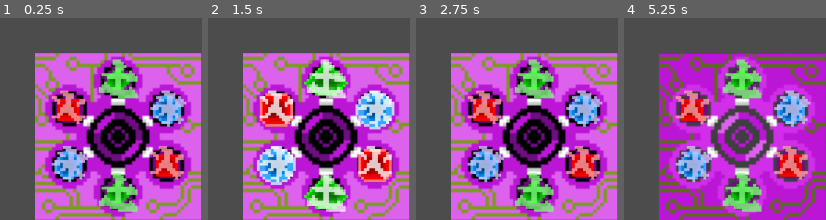
Above: before the commit, frames 1-4 (left to right).
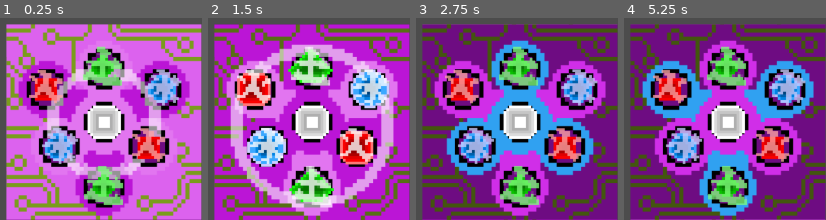
Above: after the commit, the same moments.

Repository: NathanielGet/CyberDragonYokaiCycle
Game: Godot game, scene res://Minigame.tscn
The game is run twice, just before and just after one commit, with the same random seed, the same clock (stepped at 60 frames per second) and the same inputs.
Inputs (mouse positions are in pixels of both pictures, inside the frame that each line leads up to):
- Up to frame 1 (0.25 s): no input
- Up to frame 2 (1.5 s): move the mouse to (325, 137) at 0.52 s; press the mouse at (325, 137) at 0.53 s; move the mouse to (375, 165) at 1.27 s; release the mouse at (375, 165) at 1.28 s; click (375, 165) at 1.35 s
- Up to frame 3 (2.75 s): move the mouse to (484, 165) at 2.02 s; press the mouse at (484, 165) at 2.03 s
- Up to frame 4 (5.25 s): move the mouse to (741, 78) at 2.77 s; release the mouse at (741, 78) at 2.78 s; click (741, 78) at 2.85 s; move the mouse to (692, 110) at 3.52 s; press the mouse at (692, 110) at 3.53 s; move the mouse to (741, 191) at 4.27 s; release the mouse at (741, 191) at 4.28 s; click (741, 191) at 4.35 s; move the mouse to (791, 110) at 5.02 s; press the mouse at (791, 110) at 5.03 s

The runs differ from the first frame. In frame 1, 81% of the frame differs, in the area x 2-100%, y 2-100%; in frame 2, 89%; in frame 3, 92%; in frame 4, 90%.

Commit message:
Updated background sprite

Diff:
--- a/GMTK2021/Minigame.gd
+++ b/GMTK2021/Minigame.gd
@@ -8,6 +8,7 @@
 # Called when the node enters the scene tree for the first time.
 func _ready():
 	get_node("Background").play()
+	get_node("whitePort/Sprite").play()
 	get_node("redPort/Sprite").play()
 	get_node("bluePort/Sprite").play()
 	get_node("greenPort/Sprite").play()
--- a/GMTK2021/Minigame.tscn
+++ b/GMTK2021/Minigame.tscn
@@ -1,5 +1,6 @@
-[gd_scene load_steps=62 format=2]
-
+[gd_scene load_steps=87 format=2]
+
+[ext_resource path="res://Sprites/Minigame_UI_V2_SCALED.png" type="Texture" id=1]
 [ext_resource path="res://Port.gd" type="Script" id=2]
 [ext_resource path="res://Minigame.gd" type="Script" id=3]
 [ext_resource path="res://Wire.gd" type="Script" id=4]
@@ -9,6 +10,126 @@
 [ext_resource path="res://Sprites/WIRE_SCALED.png" type="Texture" id=8]
 [ext_resource path="res://Sprites/Minigame_UI_SCALED.png" type="Texture" id=9]
 
+[sub_resource type="AtlasTexture" id=54]
+flags = 4
+atlas = ExtResource( 1 )
+region = Rect2( 0, 0, 192, 192 )
+
+[sub_resource type="AtlasTexture" id=55]
+flags = 4
+atlas = ExtResource( 1 )
+region = Rect2( 192, 0, 192, 192 )
+
+[sub_resource type="AtlasTexture" id=56]
+flags = 4
+atlas = ExtResource( 1 )
+region = Rect2( 384, 0, 192, 192 )
+
+[sub_resource type="AtlasTexture" id=57]
+flags = 4
+atlas = ExtResource( 1 )
+region = Rect2( 576, 0, 192, 192 )
+
+[sub_resource type="AtlasTexture" id=58]
+flags = 4
+atlas = ExtResource( 1 )
+region = Rect2( 768, 0, 192, 192 )
+
+[sub_resource type="AtlasTexture" id=59]
+flags = 4
+atlas = ExtResource( 1 )
+region = Rect2( 960, 0, 192, 192 )
+
+[sub_resource type="AtlasTexture" id=60]
+flags = 4
+atlas = ExtResource( 1 )
+region = Rect2( 1152, 0, 192, 192 )
+
+[sub_resource type="AtlasTexture" id=61]
+flags = 4
+atlas = ExtResource( 1 )
+region = Rect2( 1344, 0, 192, 192 )
+
+[sub_resource type="AtlasTexture" id=62]
+flags = 4
+atlas = ExtResource( 1 )
+region = Rect2( 0, 192, 192, 192 )
+
+[sub_resource type="AtlasTexture" id=63]
+flags = 4
+atlas = ExtResource( 1 )
+region = Rect2( 192, 192, 192, 192 )
+
+[sub_resource type="AtlasTexture" id=64]
+flags = 4
+atlas = ExtResource( 1 )
+region = Rect2( 384, 192, 192, 192 )
+
+[sub_resource type="AtlasTexture" id=65]
+flags = 4
+atlas = ExtResource( 1 )
+region = Rect2( 576, 192, 192, 192 )
+
+[sub_resource type="AtlasTexture" id=66]
+flags = 4
+atlas = ExtResource( 1 )
+region = Rect2( 768, 192, 192, 192 )
+
+[sub_resource type="AtlasTexture" id=67]
+flags = 4
+atlas = ExtResource( 1 )
+region = Rect2( 960, 192, 192, 192 )
+
+[sub_resource type="AtlasTexture" id=68]
+flags = 4
+atlas = ExtResource( 1 )
+region = Rect2( 1152, 192, 192, 192 )
+
+[sub_resource type="AtlasTexture" id=69]
+flags = 4
+atlas = ExtResource( 1 )
+region = Rect2( 1344, 192, 192, 192 )
+
+[sub_resource type="AtlasTexture" id=70]
+flags = 4
+atlas = ExtResource( 1 )
+region = Rect2( 0, 384, 192, 192 )
+
+[sub_resource type="AtlasTexture" id=71]
+flags = 4
+atlas = ExtResource( 1 )
+region = Rect2( 192, 384, 192, 192 )
+
+[sub_resource type="AtlasTexture" id=72]
+flags = 4
+atlas = ExtResource( 1 )
+region = Rect2( 384, 384, 192, 192 )
+
+[sub_resource type="AtlasTexture" id=73]
+flags = 4
+atlas = ExtResource( 1 )
+region = Rect2( 576, 384, 192, 192 )
+
+[sub_resource type="AtlasTexture" id=74]
+flags = 4
+atlas = ExtResource( 1 )
+region = Rect2( 768, 384, 192, 192 )
+
+[sub_resource type="AtlasTexture" id=75]
+flags = 4
+atlas = ExtResource( 1 )
+region = Rect2( 960, 384, 192, 192 )
+
+[sub_resource type="AtlasTexture" id=76]
+flags = 4
+atlas = ExtResource( 1 )
+region = Rect2( 1152, 384, 192, 192 )
+
+[sub_resource type="AtlasTexture" id=77]
+flags = 4
+atlas = ExtResource( 1 )
+region = Rect2( 1344, 384, 192, 192 )
+
 [sub_resource type="AtlasTexture" id=1]
 flags = 4
 atlas = ExtResource( 9 )
@@ -91,9 +212,14 @@
 
 [sub_resource type="SpriteFrames" id=17]
 animations = [ {
+"frames": [ SubResource( 54 ), SubResource( 55 ), SubResource( 56 ), SubResource( 57 ), SubResource( 58 ), SubResource( 59 ), SubResource( 60 ), SubResource( 61 ), SubResource( 62 ), SubResource( 63 ), SubResource( 64 ), SubResource( 65 ), SubResource( 66 ), SubResource( 67 ), SubResource( 68 ), SubResource( 69 ), SubResource( 70 ), SubResource( 71 ), SubResource( 72 ), SubResource( 73 ), SubResource( 74 ), SubResource( 75 ), SubResource( 76 ), SubResource( 77 ) ],
+"loop": true,
+"name": "default",
+"speed": 12.0
+}, {
 "frames": [ SubResource( 1 ), SubResource( 2 ), SubResource( 3 ), SubResource( 4 ), SubResource( 5 ), SubResource( 6 ), …(189 unchanged characters)…
 "loop": true,
-"name": "default",
+"name": "old",
 "speed": 12.0
 } ]
 
@@ -286,14 +412,13 @@
 script = ExtResource( 3 )
 
 [node name="Background" type="AnimatedSprite" parent="."]
-position = Vector2( 2578, 1140 )
-scale = Vector2( 6.25, 6.25 )
+position = Vector2( 2527.5, 1087.5 )
+scale = Vector2( 3.66146, 3.66146 )
 z_index = -2
 frames = SubResource( 17 )
 
 [node name="whitePort" type="Area2D" parent="."]
-position = Vector2( 2578, 1140 )
-z_index = -3
+position = Vector2( 2528, 1088 )
 script = ExtResource( 2 )
 __meta__ = {
 "_edit_group_": true
@@ -310,7 +435,7 @@
 shape = SubResource( 26 )
 
 [node name="redPort" type="Area2D" parent="."]
-position = Vector2( 2754, 1244 )
+position = Vector2( 2688, 1180 )
 script = ExtResource( 2 )
 __meta__ = {
 "_edit_group_": true
@@ -326,7 +451,7 @@
 shape = SubResource( 35 )
 
 [node name="bluePort" type="Area2D" parent="."]
-position = Vector2( 2399, 1244 )
+position = Vector2( 2364, 1178 )
 script = ExtResource( 2 )
 __meta__ = {
 "_edit_group_": true
@@ -342,7 +467,7 @@
 shape = SubResource( 44 )
 
 [node name="greenPort" type="Area2D" parent="."]
-position = Vector2( 2578, 932 )
+position = Vector2( 2522, 886 )
 script = ExtResource( 2 )
 __meta__ = {
 "_edit_group_": true
@@ -358,7 +483,7 @@
 shape = SubResource( 53 )
 
 [node name="redPort2" type="Area2D" parent="."]
-position = Vector2( 2399, 1044 )
+position = Vector2( 2318, 970 )
 script = ExtResource( 2 )
 __meta__ = {
 "_edit_group_": true
@@ -375,7 +500,7 @@
 shape = SubResource( 35 )
 
 [node name="greenPort2" type="Area2D" parent="."]
-position = Vector2( 2578, 1340 )
+position = Vector2( 2526, 1316 )
 script = ExtResource( 2 )
 __meta__ = {
 "_edit_group_": true
@@ -392,7 +517,7 @@
 shape = SubResource( 53 )
 
 [node name="bluePort2" type="Area2D" parent="."]
-position = Vector2( 2754, 1044 )
+position = Vector2( 2736, 968 )
 script = ExtResource( 2 )
 __meta__ = {
 "_edit_group_": true
Binary file added: GMTK2021/Sprites/Minigame_UI_V2_SCALED.png
Not shown, added: GMTK2021/Sprites/Minigame_UI_V2_SCALED.png.import
